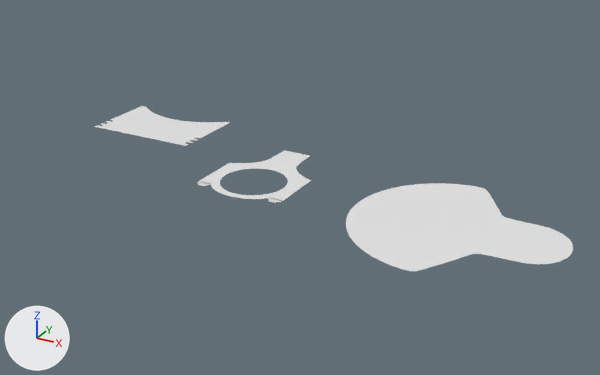
An edit to the Blender file assets/assets.blend, drawn before and after from the same camera.
The view is the same before and after, from a camera (50 mm lens) standing at (3.03, -9.77, 4.95) and looking at (-2.54, 0.35, -0.11). The axes (+X, +Y, +Z) are drawn at lower left. The lights are the same throughout.

Names of what the first picture shows: 'ConnectingRod', 'Crankshaft', 'Piston'.
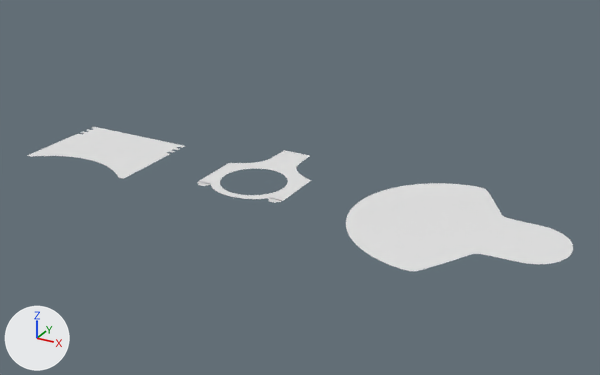
Patch to the scene script:
```diff
--- a/assets/assets.blend.py
+++ b/assets/assets.blend.py
@@ me_plane @@
 me_plane.from_pydata(...)  # 212 vertices, 171 faces; spans x -1.0..0.0, y 0.0..1.351, z 0.0
 # used by ob_piston; location = (-5.92, 0.73, 0.0)
+# me_plane part 1: all 30 vertices in x -1.0..0.0, y 0.773..1.351, z 0.0 are moved by (0.0, 0.249, 0.0)
@@ ob_piston @@
 ob_piston.location = (-5.92, 0.73, 0.0)
+ob_piston.rotation_euler = (0.0, 0.0, -3.142)  # degrees (0, 0, -180)
 _m = ob_piston.modifiers.new('Mirror', 'MIRROR')
```

What differs and where, as boxes (x1, y1, x2, y2) in the pictures (600 x 375 px; the box of a moved part takes in the faces that stretch with it):
'Piston', reshaped, turned: before (94, 106, 230, 146); after (27, 127, 185, 179)
part 1 of me_plane, moved or reshaped: before (115, 106, 230, 136); after (27, 137, 164, 179)
